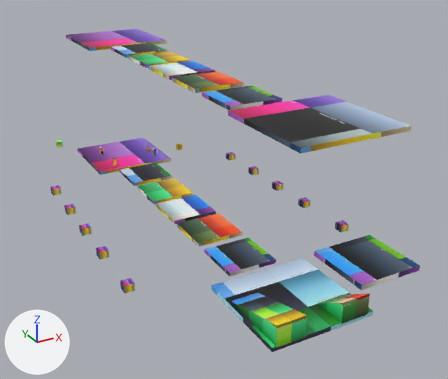
An edit to the Blender file public/models/third_person_blender_integrated/scene.blend, drawn before and after from the same camera.
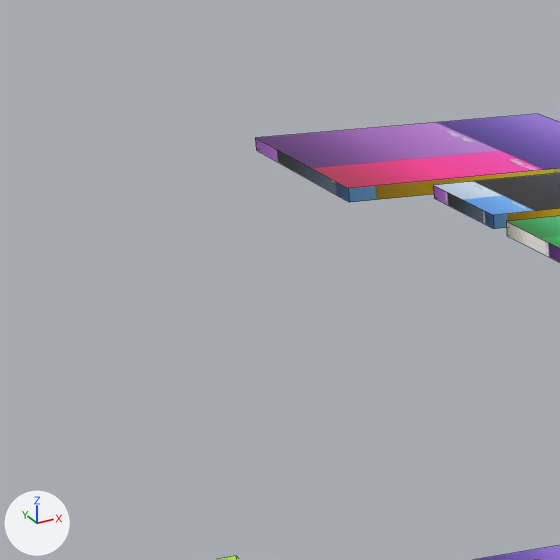
The first picture shows the older version from a 50 mm lens placed at (-20.6, -59.6, 23.0), pointed at (1.2, -20.0, 3.2). The close-ups show the older and then the newer version on the part from 0% to 32% of the width and 0% to 37% of the height of that picture. Only the edits that show in the close-ups are written down. Every picture has the same lights, and +X, +Y and +Z are marked at lower left. The close-ups show mesh edges as thin lines.

The first close-up shows 'Box.013', 'platform_move_2.005', 'platform_move_2.006' and 2 more.
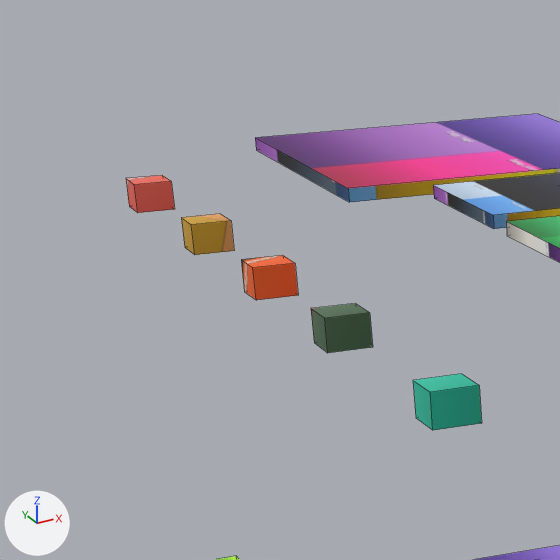
Pixel boxes (x1, y1, x2, y2) of what changed, in the close-ups (560 x 560 px):
'Box.023', added (cyan)
    after: (413, 374, 482, 430)
'Box.022', added (green)
    after: (311, 303, 373, 353)
'Box.021', added (brown)
    after: (241, 255, 298, 300)
'Box.020', added (brown)
    after: (181, 214, 234, 255)
'Box.019', added (red)
    after: (126, 175, 175, 213)

What the commit changed:
Mesh me_plane_034 is new.
It is a box spanning x 8.411..9.187, y 24.18..24.957, z -0.69..0.372.
It uses material mat_material.
Mesh me_plane_033 is new.
It is a box spanning x 8.411..9.187, y 18.946..19.723, z -0.69..0.372.
It uses material mat_material.
Mesh me_plane_032 is new.
It is a box spanning x 8.411..9.187, y 14.633..15.409, z -0.69..0.372.
It uses material mat_material.
Mesh me_plane_031 is new.
It is a box spanning x 8.411..9.187, y 10.319..11.095, z -0.69..0.372.
It uses material mat_material.
Mesh me_plane_030 is new.
It is a box spanning x 8.411..9.187, y 5.66..6.436, z -0.69..0.372.
It uses material mat_material.
Object 'Box.023' (ob_box_023) is new; it shows me_plane_034.
Its location is (0.0, 0.0, 12.98).
Its rotation in degrees is (0, 0, 180).
Its scale is (1.0, 1.0, 0.557).
Object 'Box.022' (ob_box_022) is new; it shows me_plane_033.
Its location is (0.0, 0.0, 12.98).
Its rotation in degrees is (0, 0, 180).
Its scale is (1.0, 1.0, 0.557).
Object 'Box.021' (ob_box_021) is new; it shows me_plane_032.
Its location is (0.0, 0.0, 12.98).
Its rotation in degrees is (0, 0, 180).
Its scale is (1.0, 1.0, 0.557).
Object 'Box.020' (ob_box_020) is new; it shows me_plane_031.
Its location is (0.0, 0.0, 12.98).
Its rotation in degrees is (0, 0, 180).
Its scale is (1.0, 1.0, 0.557).
Object 'Box.019' (ob_box_019) is new; it shows me_plane_030.
Its location is (0.0, 0.0, 12.98).
Its rotation in degrees is (0, 0, 180).
Its scale is (1.0, 1.0, 0.557).
